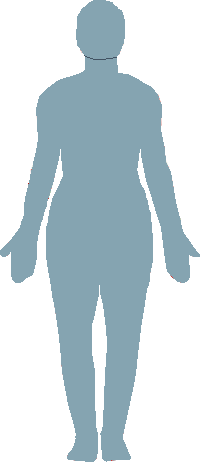
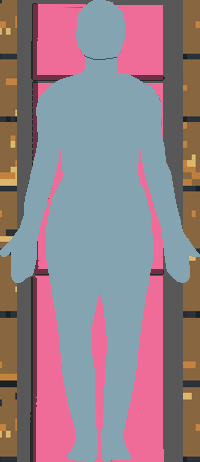
Revision of a layered w=200, h=462 image; what changed, layer by layer:
painted on "Paint Layer 6 Merged" (1st of 2) over <box>0,0,200,462</box>
painted on "Copy of Paint Layer 10 Merged" over <box>137,78,200,270</box>
painted on "Paint Layer 6 Merged" (2nd of 2, in "Group 10") over <box>0,0,200,462</box>
painted on "Paint Layer 6" over <box>0,0,200,462</box>
painted on "Paint Layer 1 Merged" (1st of 3, in "Group 7") over <box>0,0,200,462</box>
painted on "hart" over <box>0,0,200,462</box>
painted on "Paint Layer 3" (1st of 2, in "Group 7") over <box>0,0,200,462</box>
painted on "bottom" over <box>0,0,200,462</box>
added layer "Paint Layer 1 Merged" (3rd of 3) above "Paint Layer 3" over <box>0,0,200,462</box>
added layer "karla-wasserfall-pixel-woodfloor-tile-3x3.jpg" over <box>0,0,200,462</box>
